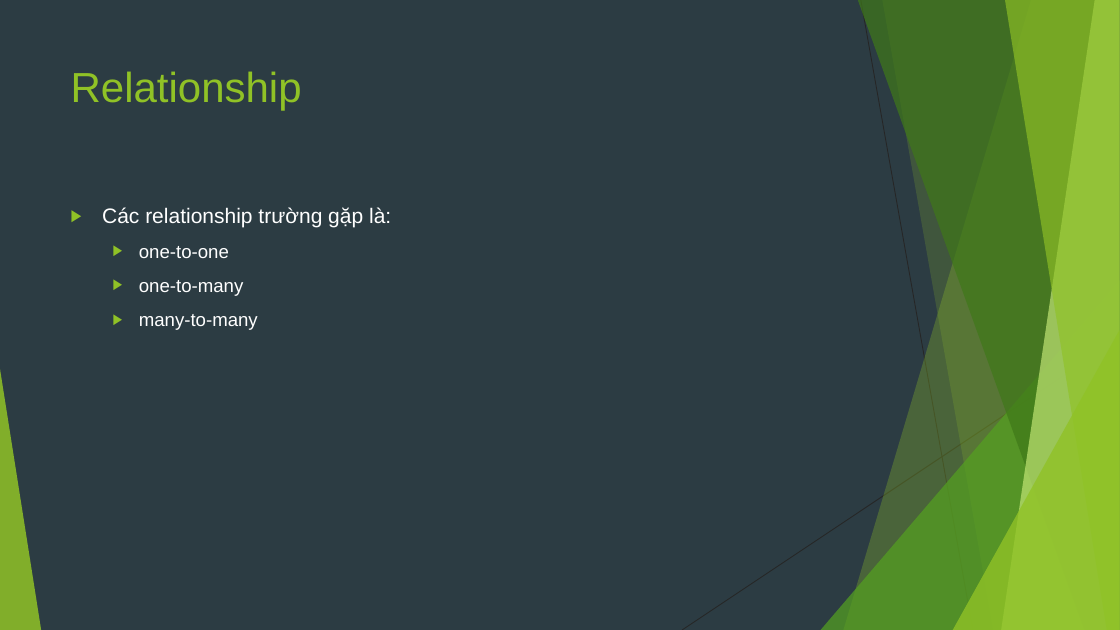
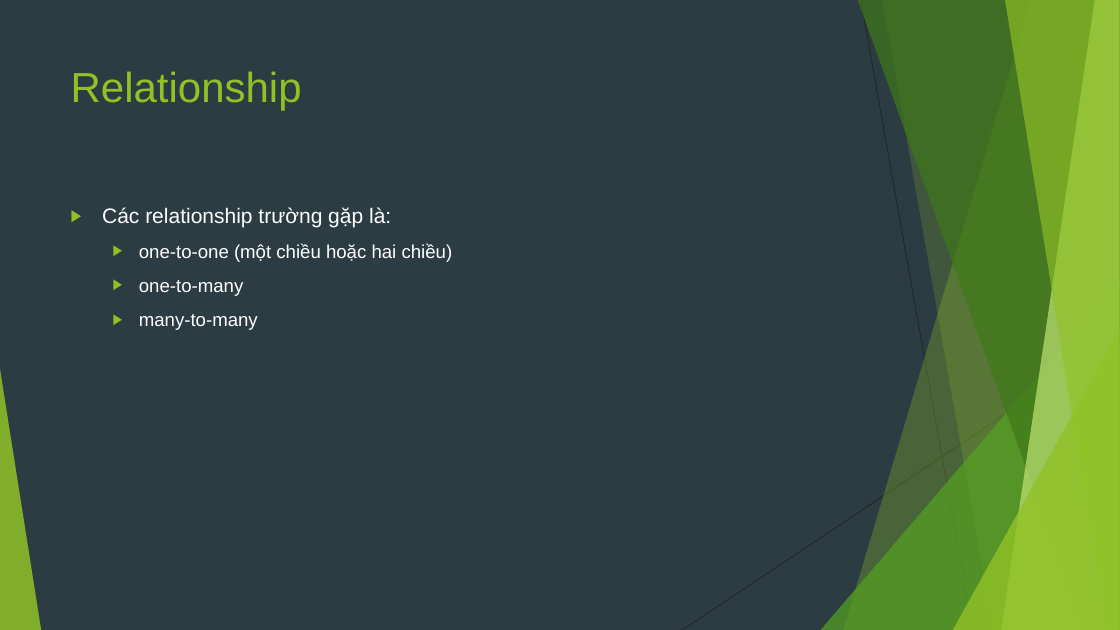
Before and after one commit to sobbingwind/SpringBoot, a slide deck: slide 29 of 07.Spring Data JPA.pptx. Drawn at 1120x630 pixels with LibreOffice and Linux fonts; fonts in the diff are those of the drawing. Boxes give left, top, right and bottom in pixels: in the first picture for what was removed or moved away, otherwise in the second. Text is boxed around its words. In the diff, an @@ line names an element or a change of style, - is before the commit and + after.

```diff
--- a/07.Spring Data JPA.pptx
+++ b/07.Spring Data JPA.pptx
@@ text at box(139, 243, 453, 262): text changed @@
-  ▶ one-to-one
+  ▶ one-to-one (một chiều hoặc hai chiều)
```
Also in this commit, not shown: 9 slides added.
